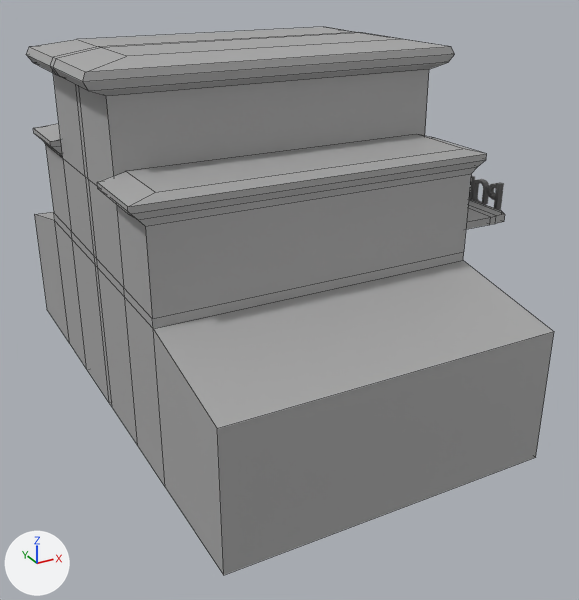
An edit to the FBX model Assets/Modal/policeBuilding.fbx, drawn before and after from the same camera.
Both versions are drawn from a 50 mm lens placed at (-0.532, -0.688, 0.36), pointed at (-0.23, -0.14, 0.086). The lights are fixed; the arrows at lower left show +X, +Y and +Z. Mesh edges are drawn as thin lines on the coarser meshes. Where no turn or scale is listed for an object, it has been applied to the vertices.

The scene before the commit, as lines of its bpy script (objects in view):
```python
me_mesh = bpy.data.meshes.new('Mesh')
me_mesh.from_pydata(...)  # 164 vertices, 162 faces; spans x -0.143..0.228, y -0.226..0.219, z 0.004..0.288
me_mesh.materials.append(mat_standardsurface1)  # grey #aaaaaa
# before: 156 (-0.127, -0.226, 0.004) at pixel (223, 575), 157 (0.127, -0.226, 0.004) at pixel (535, 457), 158 (0.127, -0.226, 0.108) at pixel (554, 331), 159 (-0.127, -0.226, 0.108) at pixel (217, 428)
# before: 160 (-0.127, 0.219, 0.108) at pixel (34, 214), 161 (0.127, 0.219, 0.108), 162 (0.127, 0.219, 0.004), 163 (-0.127, 0.219, 0.004) at pixel (46, 309)
ob_policebuilding = bpy.data.objects.new('PoliceBuilding', me_mesh)
ob_policebuilding.location = (-0.2573, -0.112, 0.0088)
```
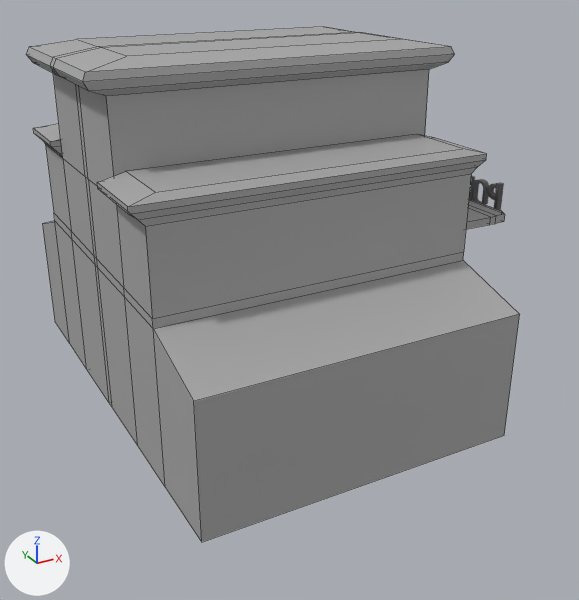
What the commit changed:
me_mesh has 164 vertices, 162 faces and spans x -0.143..0.228, y -0.226..0.219, z 0.004..0.288.
me_mesh is used by ob_policebuilding; location (-0.2573, -0.112, 0.0088).
Part 1, on me_mesh:
Vertices 156 to 159 of me_mesh move by (0.0, 0.034, 0.0).
Part 2, on me_mesh:
Vertices 160 to 163 of me_mesh move by (0.0, -0.034, 0.0).

What differs and where, as boxes (x1, y1, x2, y2) in the pictures (579 x 600 px; the box of a moved part takes in the faces that stretch with it):
'PoliceBuilding', reshaped (7% narrower, 6% shorter): before (26, 27, 554, 575); after (26, 27, 519, 542)
part 1 of me_mesh, moved or reshaped: before (153, 261, 554, 575); after (153, 261, 519, 542)
part 2 of me_mesh, moved or reshaped: before (34, 212, 70, 343); after (42, 221, 70, 343)
